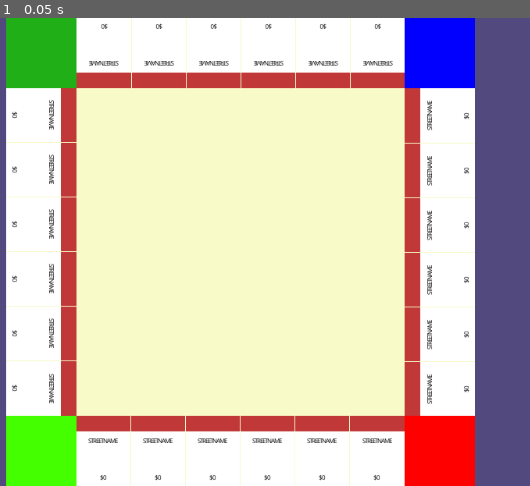
Above: before the commit, frame 1.
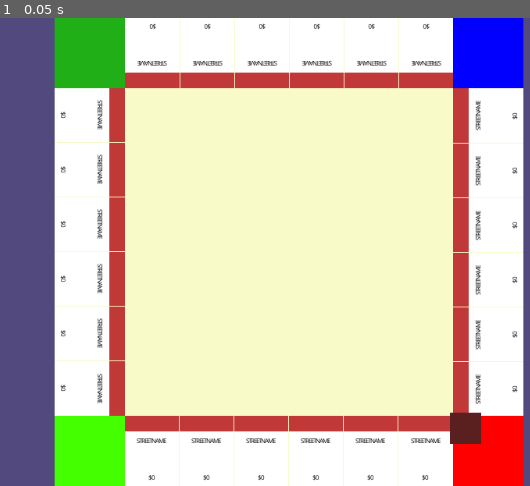
Above: after the commit, the same moment.

Repository: Paulemeister/monopoly_clone
Game: Godot game, scene res://Scenes/Main.tscn
Same seed, same stepped clock (60 frames per second), same inputs: the game is played once before the commit and once after it.
Inputs:
- Up to frame 1 (0.05 s): no input

The runs differ from the first frame. In frame 1, 43% of the frame differs, in the area x 1-99%, y 0-100%.

Commit message:
Add files via upload

Diff:
--- a/Media/OpenSans.tres
+++ b/Media/OpenSans.tres
@@ -1,9 +1,10 @@
 [gd_resource type="DynamicFont" load_steps=2 format=2]
 
-[ext_resource path="res://Media/OpenSans-Regular.ttf" type="DynamicFontData" id=1]
+[sub_resource type="DynamicFontData" id=1]
+font_path = "res://Media/OpenSans-Regular.ttf"
 
 [resource]
 resource_name = "OpenSans"
-size = 9
+size = 8
 extra_spacing_char = -1
-font_data = ExtResource( 1 )
+font_data = SubResource( 1 )
--- a/Scenes/Board.tscn
+++ b/Scenes/Board.tscn
@@ -23,7 +23,6 @@
 size_flags_vertical = 3
 
 [node name="Bottom Right" type="MarginContainer" parent="ReferenceRect"]
-editor/display_folded = true
 margin_left = 506.0
 margin_top = 506.0
 margin_right = 595.0
--- a/Scenes/Field.tscn
+++ b/Scenes/Field.tscn
@@ -1,7 +1,16 @@
-[gd_scene load_steps=3 format=2]
+[gd_scene load_steps=5 format=2]
 
 [ext_resource path="res://Scripts/Field.gd" type="Script" id=1]
 [ext_resource path="res://Media/OpenSans.tres" type="DynamicFont" id=2]
+
+[sub_resource type="DynamicFontData" id=1]
+font_path = "res://Media/OpenSans-Regular.ttf"
+
+[sub_resource type="DynamicFont" id=2]
+resource_name = "OpenSans"
+size = 8
+extra_spacing_char = -1
+font_data = SubResource( 1 )
 
 [node name="Field" type="VBoxContainer"]
 anchor_top = 1.0
@@ -71,7 +80,7 @@
 margin_bottom = 209.0
 size_flags_horizontal = 3
 size_flags_vertical = 7
-custom_fonts/font = ExtResource( 2 )
+custom_fonts/font = SubResource( 2 )
 custom_colors/font_color = Color( 0, 0, 0, 1 )
 text = "$0"
 align = 1
--- a/Scenes/Main.tscn
+++ b/Scenes/Main.tscn
@@ -5,22 +5,29 @@
 
 [node name="Main" type="Node2D"]
 script = ExtResource( 1 )
+player_amount = 4
 
-[node name="MarginContainer" type="MarginContainer" parent="."]
-margin_right = 1028.0
-margin_bottom = 594.0
+[node name="ReferenceRect" type="ReferenceRect" parent="."]
+margin_right = 1024.0
+margin_bottom = 600.0
+
+[node name="MarginContainer" type="MarginContainer" parent="ReferenceRect"]
+margin_right = 1024.0
+margin_bottom = 600.0
+size_flags_horizontal = 3
+size_flags_vertical = 3
 custom_constants/margin_right = 0
 custom_constants/margin_top = 0
 custom_constants/margin_left = 0
 custom_constants/margin_bottom = 0
 
-[node name="ColorRect" type="ColorRect" parent="MarginContainer"]
-margin_right = 1028.0
-margin_bottom = 594.0
+[node name="Background" type="ColorRect" parent="ReferenceRect/MarginContainer"]
+margin_right = 1024.0
+margin_bottom = 600.0
 color = Color( 0.32549, 0.290196, 0.498039, 1 )
 
-[node name="Board" parent="." instance=ExtResource( 2 )]
-margin_left = 186.156
-margin_top = 2.86394
-margin_right = 781.156
-margin_bottom = 597.864
+[node name="Board" parent="ReferenceRect" instance=ExtResource( 2 )]
+margin_left = 212.0
+margin_right = 812.0
+margin_bottom = 600.0
+wanted_size = 600
--- a/Scenes/Player.tscn
+++ b/Scenes/Player.tscn
@@ -4,6 +4,9 @@
 
 [node name="Player" type="Node2D"]
 script = ExtResource( 1 )
+in_prison = false
+current_field = 0
+money = 0
 
 [node name="ColorRect" type="ColorRect" parent="."]
 margin_right = 40.0
--- a/Scripts/Board.gd
+++ b/Scripts/Board.gd
@@ -6,15 +6,17 @@
 var fields = []
 export var fix_square: bool = true
 var field_size: int
+var field_amount: int
 func _ready():
+	print("Board Setup Initialized")
 	get_fields()
-	print(fields)
-	pass
+	print("Board Setup Finished")
 
 func _process(delta):
 	arrange_stuff()
 
-
+func get_field_amount():
+	return self.field_amount
 
 func arrange_stuff():
 	var actual_size = self.get_size()
@@ -26,7 +28,7 @@
 		else:
 			field_size = min(actual_size.x, actual_size.y)
 	else:
-		field_size = get_viewport().size.y
+		field_size = get_parent().get_size().y
 		self.set_size(Vector2(field_size,field_size))
 
 	var offset = int(field_size*field_size_percentage)
@@ -61,6 +63,7 @@
 	$ReferenceRect/Right.set_position(Vector2(actual_size.x-offset,actual_size.y-offset))
 
 func get_fields():
+	field_amount = 0
 	for container in $ReferenceRect.get_children():
 		var temp = []
 		var temp_lenght
@@ -68,9 +71,9 @@
 			temp.append(field)
 		temp_lenght = len(temp)
 		for i in range(temp_lenght):
-			print(i)
-			print(temp_lenght)
 			fields.append(temp[temp_lenght-i-1])
+			field_amount += 1
+	print("Got Fields")
 
 func get_field(number):
 	return fields[number]
--- a/Scripts/Field.gd
+++ b/Scripts/Field.gd
@@ -7,8 +7,10 @@
 export var rent: int = 0
 
 func _ready():
+	print("{name} Setup Initialized".format({"name":street_name}))
 	$MarginContainer/VBoxContainer/Streetname.set_text(street_name)
 	$MarginContainer/VBoxContainer/Price.set_text("$" + str(prize))
+	print("{name} Setup Finished".format({"name":street_name}))
 
 
 func _process(delta):
--- a/Scripts/Main.gd
+++ b/Scripts/Main.gd
@@ -1,6 +1,41 @@
 extends Node2D
+tool
+export var player_amount: int = 1
+var players = []
+var Board
+
+func _enter_tree():
+	print("Main Entered Tree")
+	Board = $ReferenceRect/Board
+	print("Got Board")
+
+func _ready():
+	print("Game Setup Initialized")
+	for i in range(player_amount):
+		var player_instance = preload("res://Scenes/Player.tscn").instance()
+		player_instance.set_main(self)
+		players.append(player_instance)
+		self.add_child(player_instance)
+	print("Got Players")
+	print("Game Setup Finished")
 
 func  _process(delta):
-	var screensize = get_viewport().size
-	$MarginContainer.set_size(screensize)
-	$Board.set_position(Vector2(screensize.y/4,0))
+	arrange_stuff()
+
+
+func arrange_stuff():
+	var screensize: Vector2
+	if Engine.editor_hint:
+		screensize = Vector2(1024,600)
+	else:
+		screensize = get_viewport().size
+	$ReferenceRect/MarginContainer.set_size(screensize)
+	$ReferenceRect.set_size(screensize)
+	$ReferenceRect/Board.set_position(Vector2((screensize.x-$ReferenceRect/Board.get_size().x)/2,0))
+
+func game_logic():
+	pass
+
+func get_board():
+	print(Board)
+	return Board
--- a/Scripts/Player.gd
+++ b/Scripts/Player.gd
@@ -1,16 +1,27 @@
 extends Node2D
 
-const field_lenght = 30
 export var in_prison: bool
 var pairs_in_a_row: int
-export var current_field: int
+export var current_field: int = 0
 var dice1
 var dice2
 var pair_thrown: bool
 export var money: int
+var main: Node2D
+var board
+
+tool
+
 
 func _ready():
-	pass
+	print("Player Setup Initialized")
+	print(main)
+	move(0)
+	print("Player Setup Finsished")
+
+func _process(delta):
+	#move(current_field)
+	print(main)
 
 func make_move():
 	if in_prison:
@@ -18,8 +29,8 @@
 	else:
 		throw_dice()
 	current_field += dice1 + dice2
-	if current_field > field_lenght:
-		current_field -= field_lenght
+	if current_field > main.get_board().get_field_amount():
+		current_field -= main.get_board().get_field_amount()
 
 func throw_dice():
 	dice1 = randi() % 6 + 1
@@ -39,3 +50,15 @@
 			in_prison = false
 			return true
 	return false
+
+func move(field_number):
+	# sometimes Board and Main are Null
+	print("Trying to move")
+	print(board)
+	print(main)
+	self.position = board.get_field(field_number).get_global_position()
+	print("Moved lazer")
+
+func set_main(Main):
+	main = Main
+	board = main.get_board()
